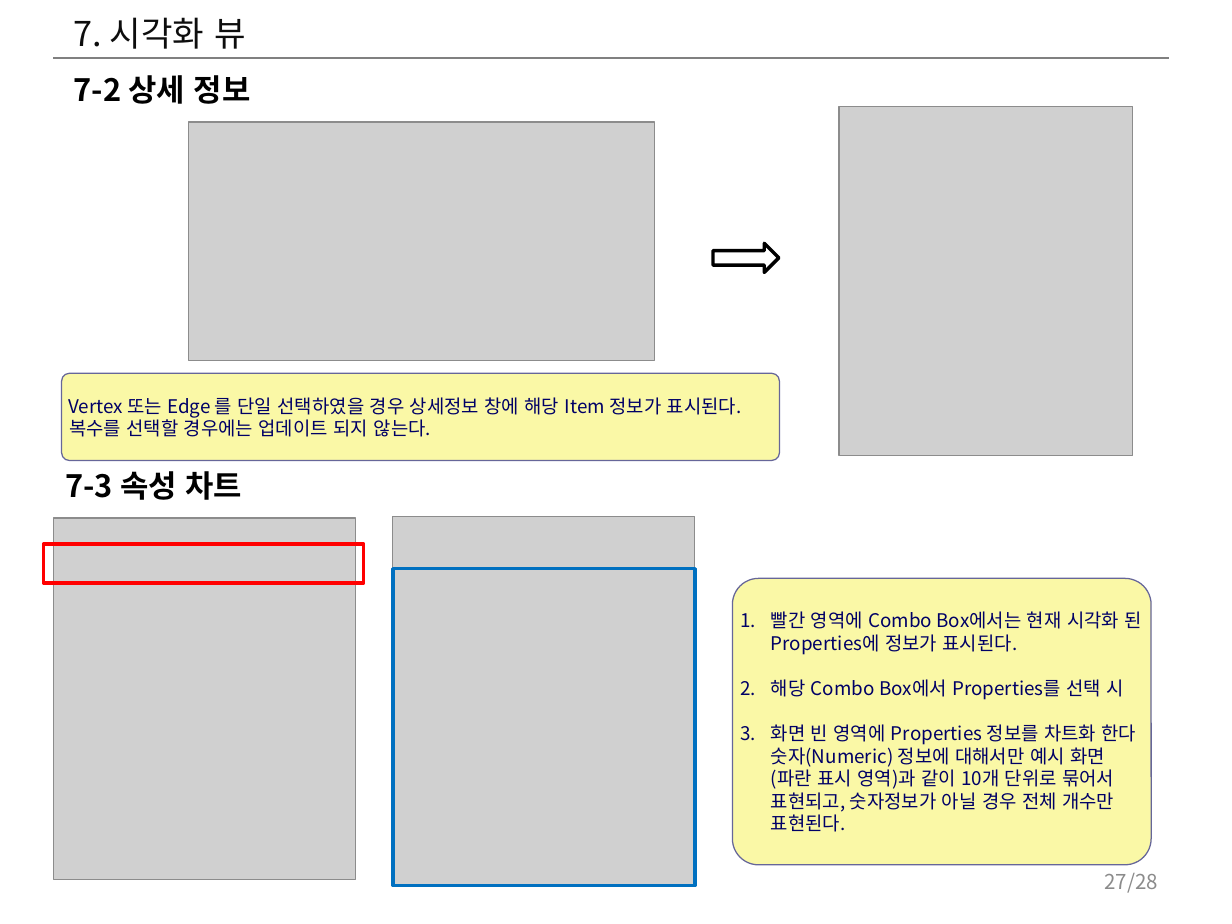
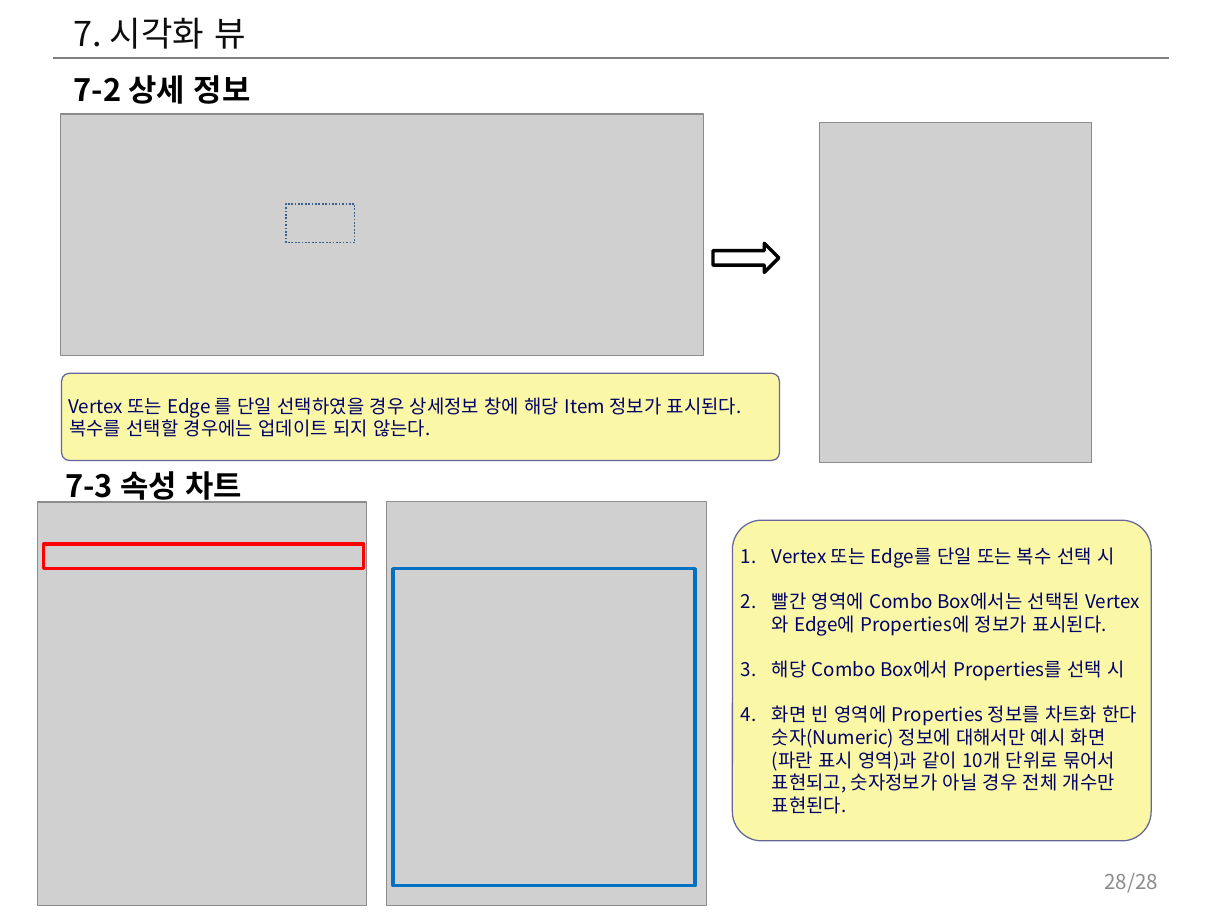
Before and after one commit to postech-dblab-iitp/visual-tool, a slide deck: slide 28 of ViT_docs/시각화도구_UI_UX_기획서.pptx (slide 27 before the commit). Drawn at 1232x924 pixels with LibreOffice and Linux fonts; fonts in the diff are those of the drawing; grey boxes stand for pictures. Boxes give left, top, right and bottom in pixels: in the first picture for what was removed or moved away, otherwise in the second. Text is boxed around its words. In the diff, an @@ line names an element or a change of style, - is before the commit and + after.

```diff
--- a/ViT_docs/시각화도구_UI_UX_기획서.pptx
+++ b/ViT_docs/시각화도구_UI_UX_기획서.pptx
@@ picture resized from (x1=188, y1=122, x2=654, y2=360) to (x1=60, y1=115, x2=703, y2=356) @@
@@ picture resized from (x1=839, y1=106, x2=1132, y2=455) to (x1=819, y1=122, x2=1090, y2=462) @@
@@ rectangle added at (x1=286, y1=203, x2=355, y2=241), outline #3A5F8C 1 pt dashed @@
@@ picture resized from (x1=53, y1=517, x2=355, y2=878) to (x1=38, y1=501, x2=367, y2=906) @@
@@ picture resized from (x1=393, y1=516, x2=695, y2=886) to (x1=387, y1=501, x2=707, y2=906) @@
@@ rounded rectangle "Vertex 또는 Edge를 단일 또는 ..." resized from (x1=732, y1=578, x2=1151, y2=865) to (x1=732, y1=520, x2=1151, y2=840) @@
@@ rectangle resized from (x1=43, y1=545, x2=363, y2=583) to (x1=43, y1=545, x2=363, y2=569) @@
@@ text in rounded rectangle at (x1=772, y1=547, x2=1114, y2=636): text changed @@
-1. 빨간 영역에 Combo Box에서는 현재 시각화 된 Properties에 정보가 표시된다.
+1. Vertex 또는 Edge를 단일 또는 복수 선택 시
+2. 빨간 영역에 Combo Box에서는 선택된 Vertex와 Edge에 Properties에 정보가 표시된다.
@@ page number at (x1=1104, y1=873, x2=1158, y2=893): text changed @@
-27/28
+28/28
```
Also in this commit, not shown: 20 other slides changed, 1 slide added.
